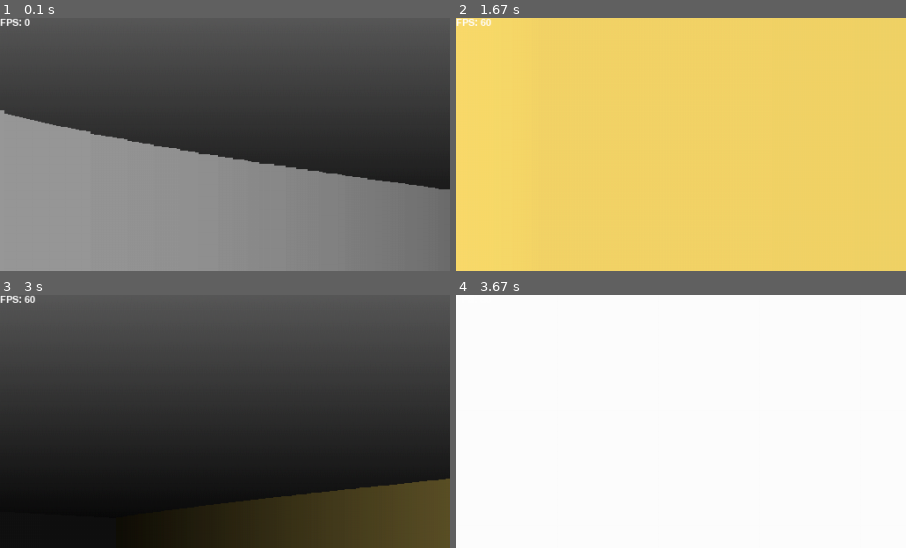
Above: before the commit, frames 1-4 (two rows, left to right).
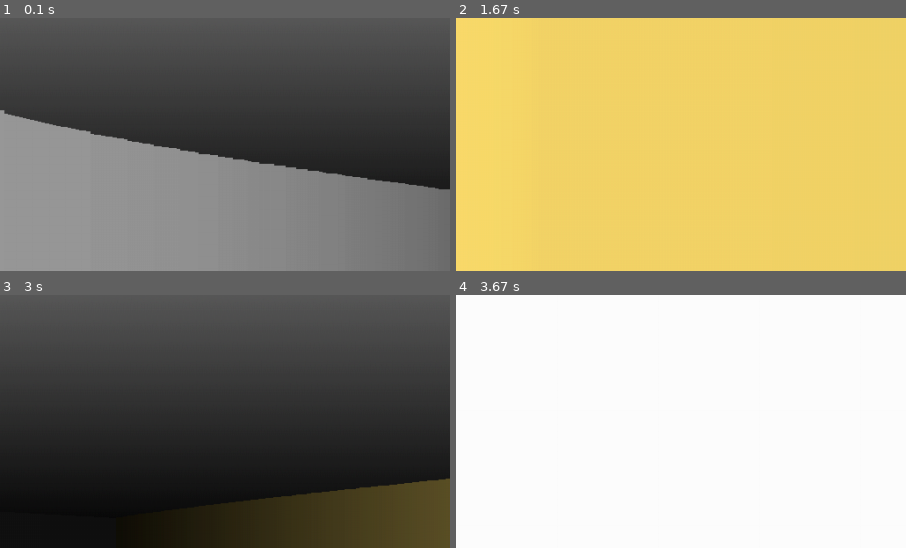
Above: after the commit, the same moments.

Repository: natyavidhan/pygame-raycaster-thingy
Game: pygame game, started from main.py
The game is run twice, just before and just after one commit, with the same random seed, the same clock (stepped at 60 frames per second) and the same inputs.
Inputs:
- Up to frame 1 (0.1 s): no input
- Up to frame 2 (1.67 s): hold D 0.33-0.8 s; hold W 0.83-1.3 s; hold D from 1.33 s (still down)
- Up to frame 3 (3 s): release D at 1.8 s; hold A 1.83-2.37 s; hold S 2.4-2.87 s; hold A from 2.9 s (still down)
- Up to frame 4 (3.67 s): release A at 3.3 s; hold W from 3.33 s (still down)
The pictures show only the part of the screen within x 0-50%, y 0-50%; the shares and areas given below are measured in that part.

The runs differ from the first frame. In frame 1, 0.1% of the frame differs, in the area x 0-7%, y 0-4%; in frame 2, 0.1%; in frame 3, 0.1%, in the area x 0-8%, y 0-4%; in frame 4, less than 0.1%.

Commit message:
debug menue

Diff:
--- a/raycaster/raycaster.py
+++ b/raycaster/raycaster.py
@@ -21,6 +21,7 @@
         self.running = True
         self.pxData = []
         self.player = player
+        self.font =pygame.font.SysFont("comicsans", 26)
 
         self.fov = fov * math.pi / 180
         self.max_depth = 640
@@ -55,7 +56,6 @@
     def cast_rays(self):
         start_angle = self.player.angle - self.fov / 2
         rays = []
-        SCALE = (self.width) / self.casted_rays
 
         for ray in range(self.casted_rays):
             for depth in range(int(self.max_depth / self.STEPS)):
@@ -76,12 +76,15 @@
 
             depth *= math.cos(self.player.angle - start_angle)
             wall_height = 21000 / (depth)
-            rays.append([wall_height, color_dep, ray])
+            rays.append([wall_height, color_dep, ray, depth])
         #sort rays from shortest to longest
         rays.sort(key=lambda x: x[0])
+        return rays
 
+    def load_walls(self, rays):
+        SCALE = (self.width) / self.casted_rays
         for ray in range(self.casted_rays):
-            wall_height, color_dep, num = rays[ray]
+            wall_height, color_dep, num, depth = rays[ray]
             pygame.draw.rect(
                 self.screen,
                 tuple(color_dep),
@@ -92,6 +95,32 @@
                     wall_height,
                 ),
             )
+
+    def debug_screen(self, rays):
+        player_val = f"Player: x: {self.player.x}, y: {self.player.y}, angle: {self.player.angle}"
+        fov_val = f"FOV: {self.fov}"
+        furthest_wall = f"Furthest wall: {rays[0][3]}"
+        nearest_wall = f"Nearest wall: {rays[-1][3]}"
+        rays_val = f"Rays: {self.casted_rays}"
+        fps = f"FPS: {self.clock.get_fps()}"
+        self.screen.blit(
+            self.font.render(player_val, True, (255, 255, 255)), (10, 10)
+        )
+        self.screen.blit(
+            self.font.render(fov_val, True, (255, 255, 255)), (10, 30)
+        )
+        self.screen.blit(
+            self.font.render(furthest_wall, True, (255, 255, 255)), (10, 50)
+        )
+        self.screen.blit(
+            self.font.render(nearest_wall, True, (255, 255, 255)), (10, 70)
+        )
+        self.screen.blit(
+            self.font.render(rays_val, True, (255, 255, 255)), (10, 90)
+        )
+        self.screen.blit(
+            self.font.render(fps, True, (255, 255, 255)), (10, 110)
+        )
 
 
     def run(self):
@@ -140,16 +169,10 @@
                     self.player.x = nextX
                     self.player.y = nextY
 
-
-            self.cast_rays()
-
-            fps = f"FPS: {round(self.clock.get_fps())}"
-            self.screen.blit(
-                pygame.font.SysFont("comicsans", 16).render(
-                    str(fps), True, (255, 255, 255)
-                ),
-                (0, 0),
-            )
+            rays = self.cast_rays()
+            self.load_walls(rays)
+            if keys[pygame.K_x]:
+                self.debug_screen(rays)
 
             pygame.display.flip()
             self.clock.tick(120)
